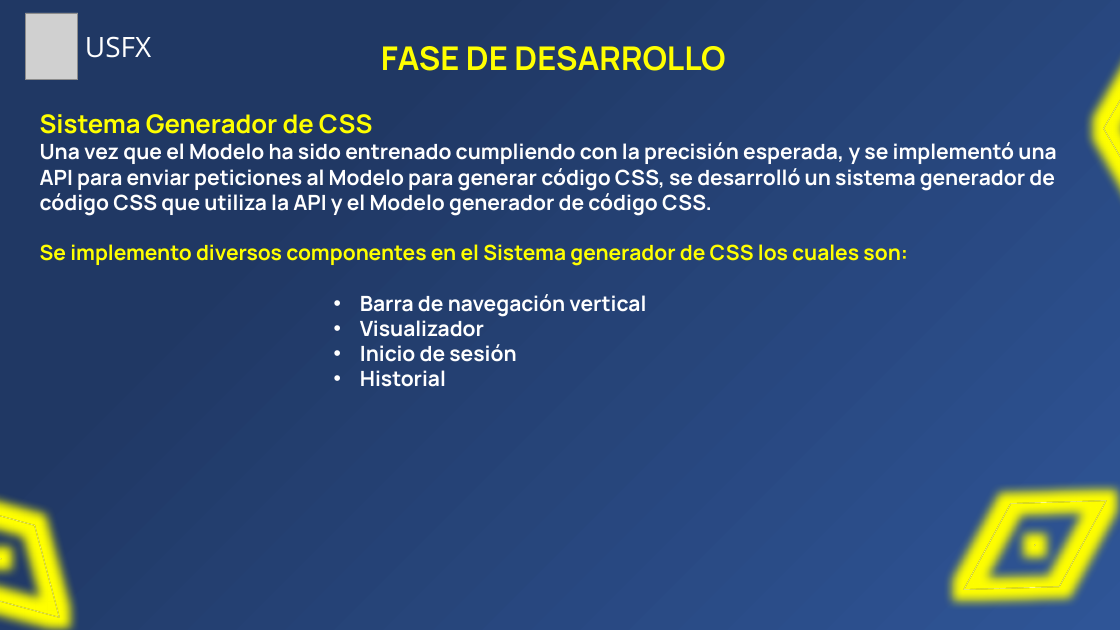
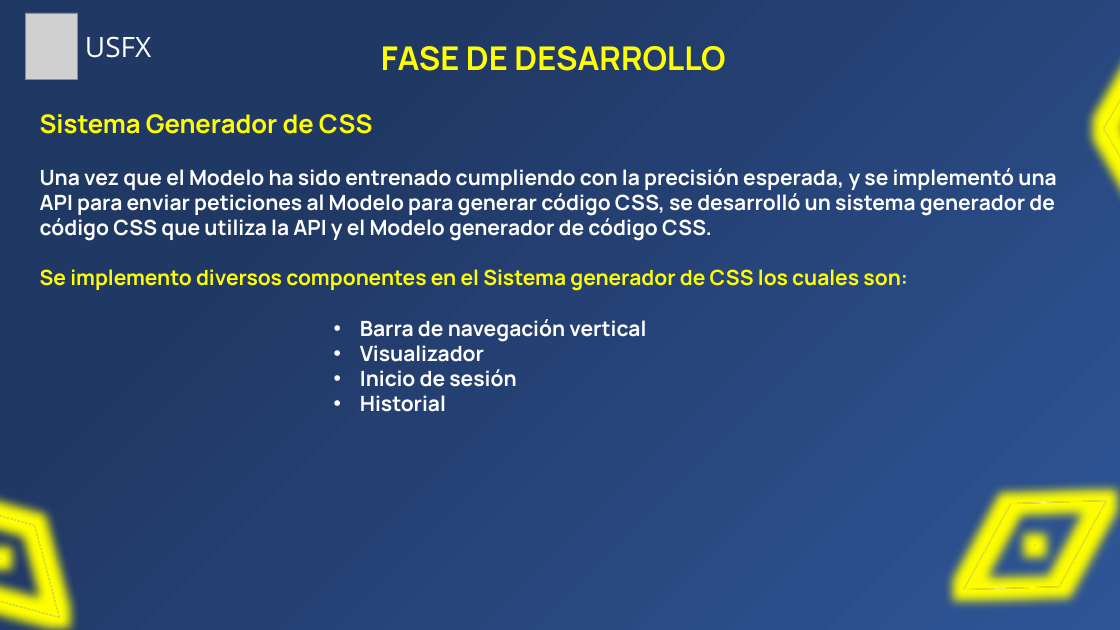
Before and after one commit to Zelechos/Generador-Css, a slide deck: slide 42 of documents/Presentación de Perfil - Modelo Generador CSS.pptx (slide 48 before the commit). Drawn at 1120x630 pixels with LibreOffice and Linux fonts; fonts in the diff are those of the drawing; grey boxes stand for pictures. Boxes give left, top, right and bottom in pixels: in the first picture for what was removed or moved away, otherwise in the second. Text is boxed around its words. In the diff, an @@ line names an element or a change of style, - is before the commit and + after.

```diff
--- a/documents/Presentación de Perfil - Modelo Generador CSS.pptx
+++ b/documents/Presentación de Perfil - Modelo Generador CSS.pptx
@@ text "Sistema Generador de CSS" rewrapped from (x1=40, y1=114, x2=1056, y2=387) to (x1=40, y1=114, x2=1056, y2=412) @@
```
Also in this commit, not shown: 16 other slides changed, 1 slide added, 7 slides removed, 1 other file.
